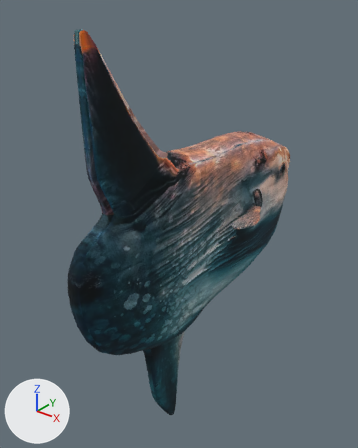
Renders of the glTF model public/models/fish/mola-alexandrini/mola-alexandrini.glb from each side of a commit.
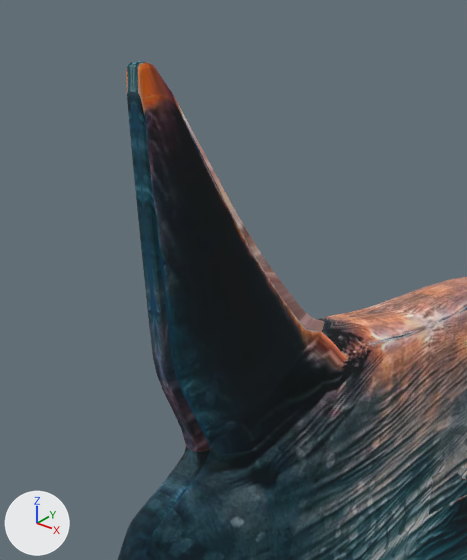
The first picture shows the older version from a 50 mm camera at (13.3, -18.0, 11.3) aimed at (-1.0, -0.2, 0.3). The close-ups show the older and then the newer version on the part from 4% to 66% of the width and 0% to 60% of the height of that picture. Only the edits that show in the close-ups are written down. Arrows for +X, +Y and +Z are at lower left; the lights stay in place. Where no turn or scale is listed for an object, it has been applied to the vertices. Vertices at exactly the same position are counted once.

The first close-up shows 'mola_alexandrini'.
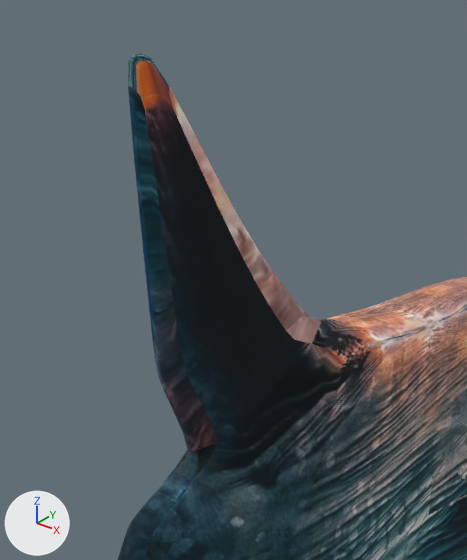
Pixel boxes (x1, y1, x2, y2) of what changed, in the close-ups (467 x 560 px; the box of a moved part takes in the faces that stretch with it):
'mola_alexandrini', reshaped, shading changed, surface changed: before (118, 61, 467, 560); after (118, 54, 467, 560)
part 1 of me_mesh, moved or reshaped: before (127, 61, 373, 475); after (128, 54, 372, 474)
part 2 of me_mesh, shading changed: before (132, 62, 358, 394); after (129, 55, 360, 395)
part 3 of me_mesh, surface changed: (140, 78, 376, 461) in both

What changed in the scene script:
```text
Change me_mesh:
    used by ob_mola_alexandrini; location = (0.0, 0.0, 0.0)
    remove me_mesh.from_pydata(...)  # 3254 vertices, 6504 faces; spans x -3.4..3.3, y -8.1..8.4, z -10.7..10.0
    add me_mesh.from_pydata(...)  # 3254 vertices, 6504 faces; spans x -3.4..3.3, y -8.1..8.4, z -10.7..10.1
    me_mesh part 1: 257 of 3254 vertices moved; they spanned x -0.6..0.6, y -6.7..-1.8, z 2.9..10.0 and now span x -0.6..0.5, y -6.8..-1.9, z 3.0..10.1; mean shift (0.0, 0.0, 0.0); largest move (0.2, -2.9, 4.8) -> (0.1, -3.2, 4.6)
    me_mesh part 2: 130 of the faces centred in x -0.5..0.5, y -6.9..-0.1, z 2.5..10.0 are now shaded smooth
    me_mesh part 3: texture (UV) coordinates of 1624 of 6504 faces, centred in x -1.7..1.7, y -6.7..8.3, z -10.7..9.5, changed; they spanned u 0.18..0.88, v 0.11..0.85 and now span u 0.17..0.88, v 0.11..0.85
    other edits to the shape of me_mesh do not show in these pictures
```
